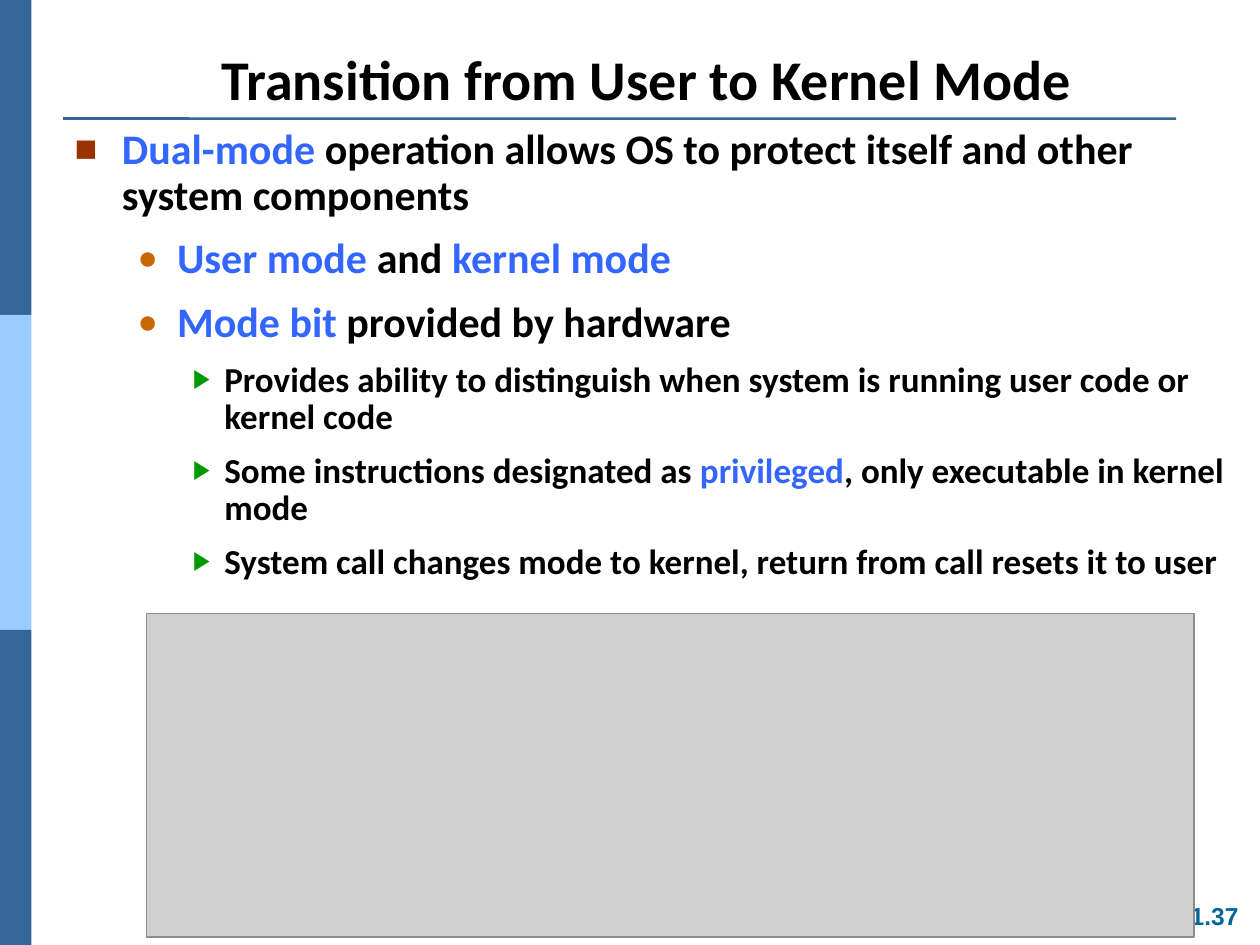
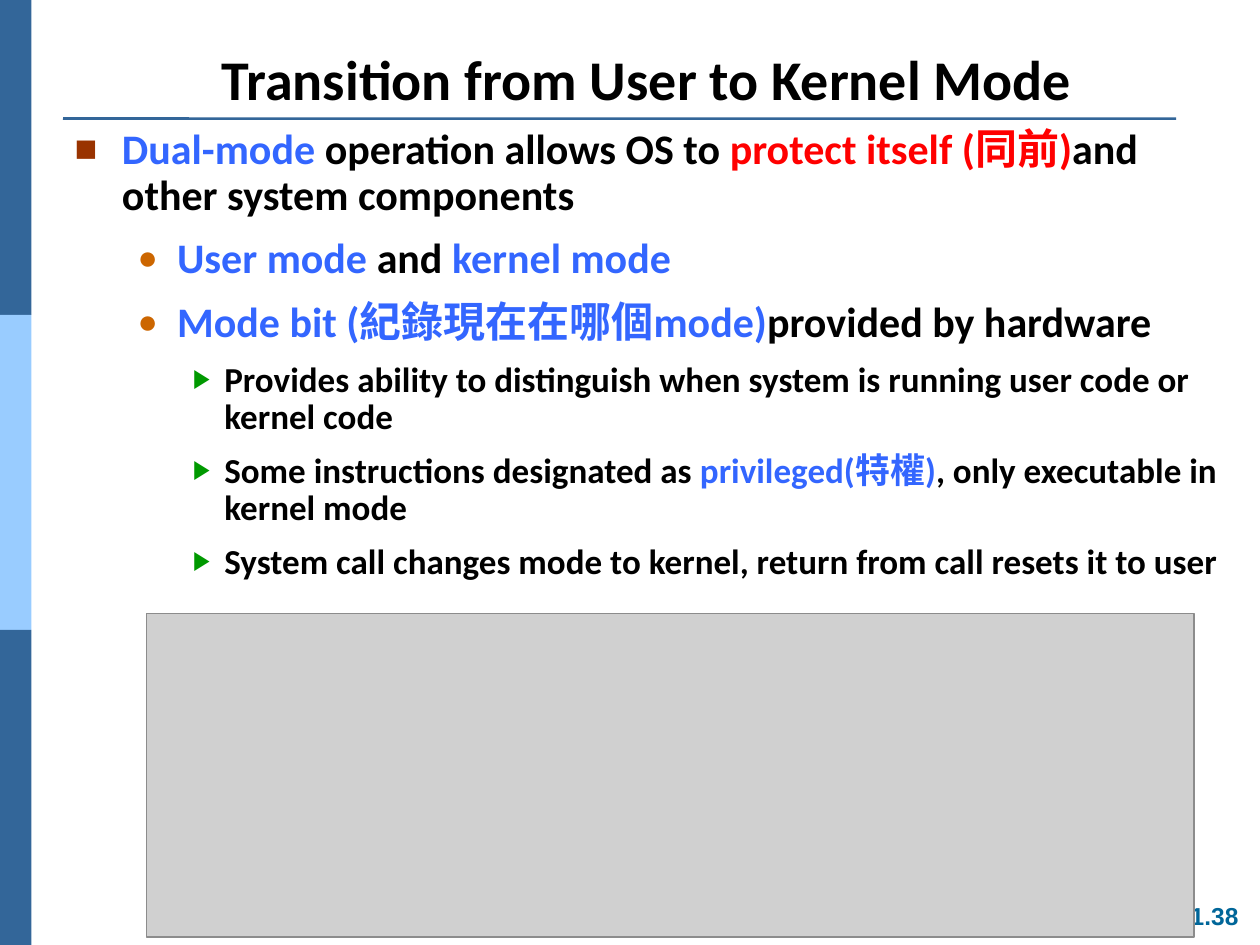
Before and after one commit to Yang09701194/OS_Learning, a slide deck: slide 38 of ch01.ppt (slide 37 before the commit). Drawn at 1260x945 pixels with LibreOffice and Linux fonts; fonts in the diff are those of the drawing; grey boxes stand for pictures. Boxes give left, top, right and bottom in pixels: in the first picture for what was removed or moved away, otherwise in the second. Text is boxed around its words. In the diff, an @@ line names an element or a change of style, - is before the commit and + after.

```diff
--- a/ch01.ppt
+++ b/ch01.ppt
@@ text at <box>122,130,1138,217</box>: text changed @@
-■ Dual-mode operation allows OS to protect itself and other system components
+■ Dual-mode operation allows OS to protect itself (同前)and other system components
@@ text at <box>177,303,1151,344</box>: text changed; text colour #000000 to #3366FF @@
-  ● Mode bit provided by hardware
+  ● Mode bit (紀錄現在在哪個mode)provided by hardware
@@ text at <box>224,454,1216,521</box>: text changed @@
-    ▶ Some instructions designated as privileged, only executable in kernel mode
+    ▶ Some instructions designated as privileged(特權), only executable in kernel mode
@@ page number at <box>1191,905,1239,930</box>: text changed @@
-1.37
+1.38
```
Also in this commit, not shown: 8 other slides changed, 1 slide added.
